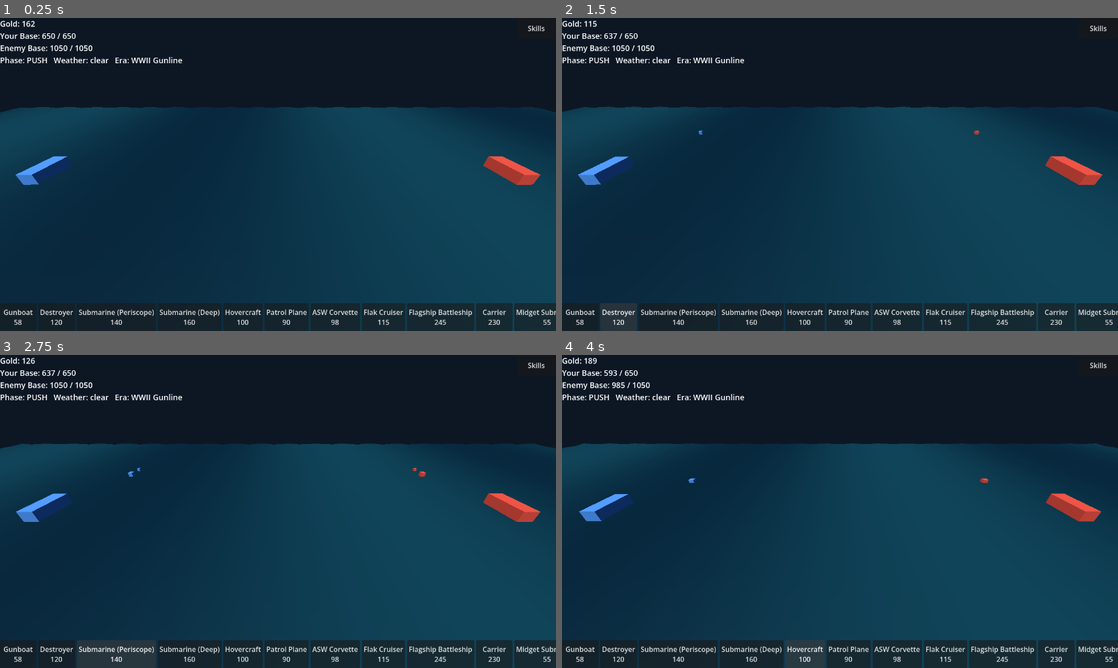
Above: before the commit, frames 1-4 (two rows, left to right).
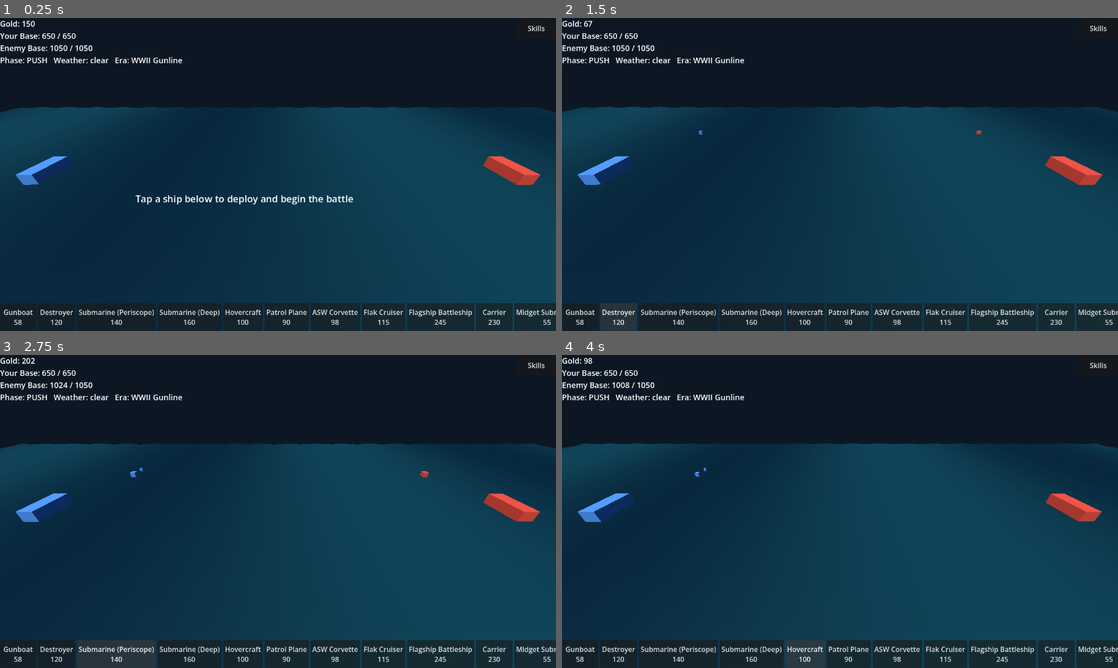
Above: after the commit, the same moments.

Repository: icomppower/iron-corridor
Game: Godot game, scene res://presentation/Main.tscn
Two runs of this game, one before a commit and one after it. Both use one fixed random seed, a clock stepped at 60 frames per second and the inputs below.
Inputs:
- Up to frame 1 (0.25 s): no input
- Up to frame 2 (1.5 s): click "Gunboat 58" at 0.5 s; click "Destroyer 120" at 1.25 s
- Up to frame 3 (2.75 s): click "Submarine (Periscope) 140" at 2 s
- Up to frame 4 (4 s): click "Submarine (Deep) 160" at 2.75 s; click "Hovercraft 100" at 3.5 s

The runs differ from the first frame. In frame 1, 0.5% of the frame differs, in the area x 4-64%, y 0-60%; in frame 2, less than 0.1%; in frame 3, 0.2%; in frame 4, 0.3%.

Commit message:
Fix instant defeat before player can act (interactive opening gate)
A live match killed the player in ~6s: a human starts with an empty
field while the enemy's scripted opening chips the undefended base, but
the balance harness never saw it because its AI builds for the player
from tick 0. The interactive match now stays frozen (no ticks, no enemy
build-up, no combat) until the player's first build/upgrade, so both
sides begin symmetrically from tick 0 — the same start the harness
validates. Added a "tap to deploy" prompt for the frozen opening.

Touches LiveMatch only; MatchSim.run (the CI oracle path) is untouched,
so balance is unchanged.

Co-Authored-By: Claude Opus 4.8 (1M context) <noreply@anthropic.com>
Claude-Session: https://claude.ai/code/session_01E9GWFWd85HPz5MoeEJ4zvL

Diff:
--- a/harness/live_smoke.gd
+++ b/harness/live_smoke.gd
@@ -13,6 +13,10 @@
 	print("batch: ", batch["result"], " ticks=", batch["ticks"])
 
 	var live := LiveMatch.new(level, catalog, seed_value)
+	# This AI stand-in spends via Strategies.decide (straight onto live.player),
+	# not the human-facing build()/buy_* commands, so flip the opening gate on
+	# by hand — it acts from tick 0 exactly like the batch sim it's compared to.
+	live.started = true
 	var t := 0
 	while not live.is_over():
 		if t % int(catalog.economy["decision_interval_ticks"]) == 0:
--- a/presentation/game_ui.gd
+++ b/presentation/game_ui.gd
@@ -20,6 +20,7 @@
 var _fire_button: Button
 var _result_panel: PanelContainer
 var _result_label: Label
+var _start_hint: Label
 var _skills_button: Button
 var _skills_panel: PanelContainer
 var _skills_list: VBoxContainer
@@ -82,6 +83,19 @@
 	vb.add_child(restart_btn)
 	_result_panel.add_child(vb)
 	root.add_child(_result_panel)
+
+	# Shown until the player's first build/upgrade. The match is frozen until
+	# then (see LiveMatch), so this tells the player to tap in rather than
+	# leaving them staring at a still board thinking it's stuck.
+	_start_hint = Label.new()
+	_start_hint.text = "Tap a ship below to deploy and begin the battle"
+	_start_hint.add_theme_font_size_override("font_size", 22)
+	_start_hint.horizontal_alignment = HORIZONTAL_ALIGNMENT_CENTER
+	_start_hint.set_anchors_preset(Control.PRESET_CENTER)
+	_start_hint.grow_horizontal = Control.GROW_DIRECTION_BOTH
+	_start_hint.position = Vector2(-260, 40)
+	_start_hint.custom_minimum_size = Vector2(520, 0)
+	root.add_child(_start_hint)
 
 	_skills_button = Button.new()
 	_skills_button.text = "Skills"
@@ -165,6 +179,7 @@
 	_weather_label.text = "  Weather: %s" % live.weather_id
 	_era_label.text = "  Era: %s" % live.era_name()
 	_fire_button.visible = live.phase == MatchSim.PHASE_BOSS
+	_start_hint.visible = not live.started and not live.is_over()
 
 	if live.is_over():
 		_result_panel.visible = true
--- a/sim/live_match.gd
+++ b/sim/live_match.gd
@@ -28,6 +28,18 @@
 var _flagship_aim_bonus: float = 0.0
 var _enemy_income: float = 0.0
 
+## Interactive-only opening gate. The headless balance harness (MatchSim.run)
+## drives BOTH sides with AIs that spend from tick 0, so they ramp up
+## symmetrically. A human can't act on tick 0 — they need a few seconds to read
+## the board and tap — so the enemy's scripted opening would melt the still-empty
+## base in ~6s: you lose before you can do anything. So the match stays frozen
+## (no ticks, no enemy build-up, no combat) until the player's first spend, then
+## runs normally. Because nothing advances pre-input, the human and the enemy
+## both effectively begin at tick 0 — the same symmetric start the harness sees.
+## MatchSim.run never touches LiveMatch, so the converged balance / CI oracle is
+## unaffected.
+var started: bool = false
+
 func _init(p_level: Dictionary, p_catalog: Catalog, seed_value: int, unlocked_skills: Array = []) -> void:
 	level = p_level
 	catalog = p_catalog
@@ -48,7 +60,7 @@
 	return result != ""
 
 func step() -> void:
-	if is_over():
+	if is_over() or not started:
 		return
 	if tick >= turn_budget:
 		result = "LOSS"
@@ -115,13 +127,22 @@
 ## ---------------------------------------------------------- player commands
 
 func build(unit_id: String) -> bool:
-	return MatchSim.enqueue_build(player, catalog, unit_id, economy, tick)
+	var ok := MatchSim.enqueue_build(player, catalog, unit_id, economy, tick)
+	if ok:
+		started = true
+	return ok
 
 func buy_income() -> bool:
-	return MatchSim.buy_income_upgrade(player, economy)
+	var ok := MatchSim.buy_income_upgrade(player, economy)
+	if ok:
+		started = true
+	return ok
 
 func buy_installment() -> bool:
-	return MatchSim.buy_installment_upgrade(player, economy)
+	var ok := MatchSim.buy_installment_upgrade(player, economy)
+	if ok:
+		started = true
+	return ok
 
 func recycle(unit_id: String) -> float:
 	return MatchSim.recycle_stack(player, catalog, unit_id, economy)
